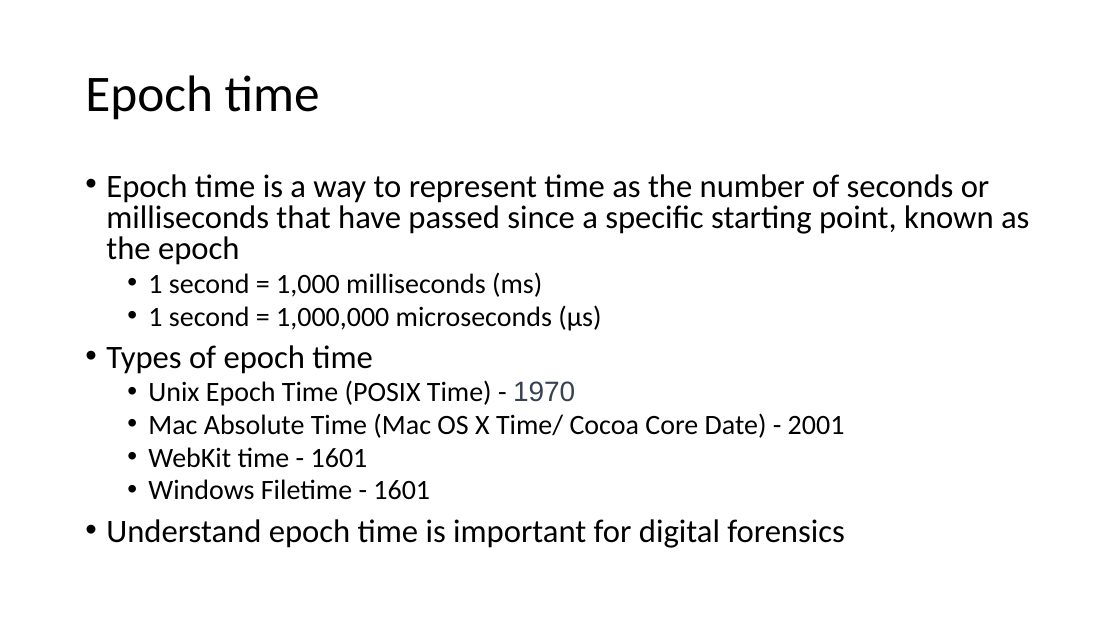
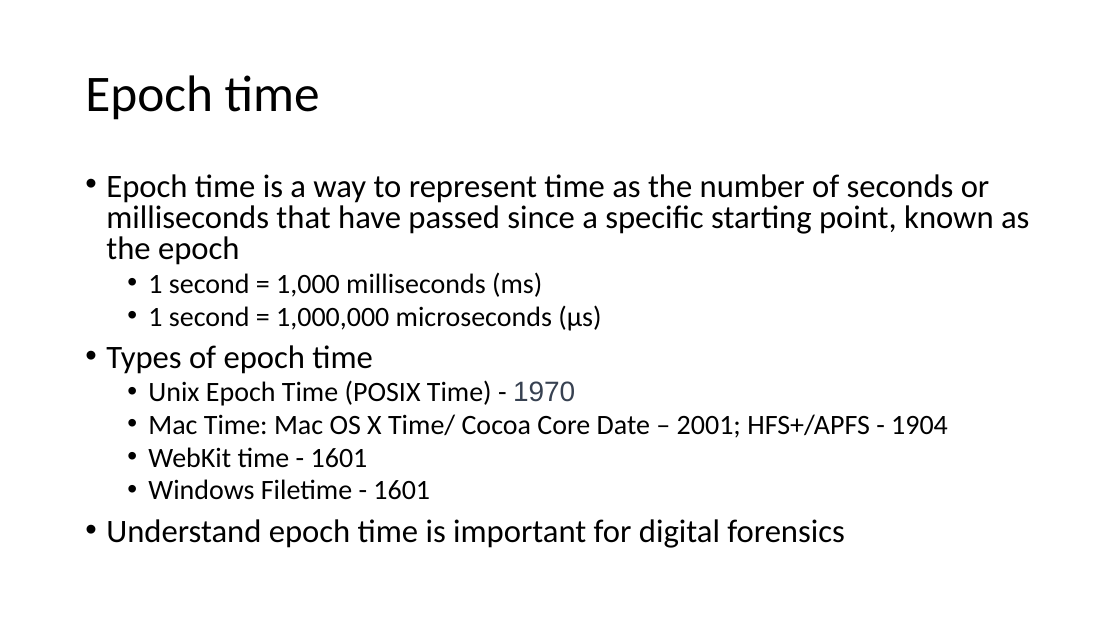
Before and after one commit to frankwxu/digital-forensics-lab, a slide deck: slide 26 of Basic_Computer_Skills_for_Forensics/0_Number_Systems.pptx. Drawn at 1120x630 pixels with LibreOffice and Linux fonts; fonts in the diff are those of the drawing; background and template pictures are left out. Boxes give left, top, right and bottom in pixels: in the first picture for what was removed or moved away, otherwise in the second. Text is boxed around its words. In the diff, an @@ line names an element or a change of style, - is before the commit and + after.

```diff
--- a/Basic_Computer_Skills_for_Forensics/0_Number_Systems.pptx
+++ b/Basic_Computer_Skills_for_Forensics/0_Number_Systems.pptx
@@ text at [148,414,948,438]: text changed @@
-  • Mac Absolute Time (Mac OS X Time/ Cocoa Core Date) - 2001
+  • Mac Time: Mac OS X Time/ Cocoa Core Date – 2001; HFS+/APFS - 1904
```
Also in this commit, not shown: 6 other slides changed.
